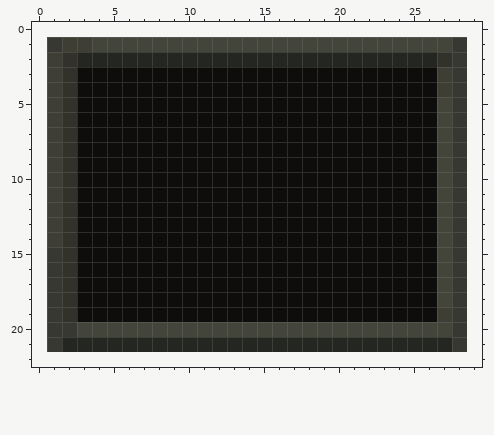
File history of a pixel-art sprite, files/entities/reward_marker_frame.png. Above is the file before it was changed.
The file is 28x21 pixels. Colours within 5 levels of each other are drawn and written as one. The old version is drawn lined up with the new one, on the new canvas.
Now the later version:
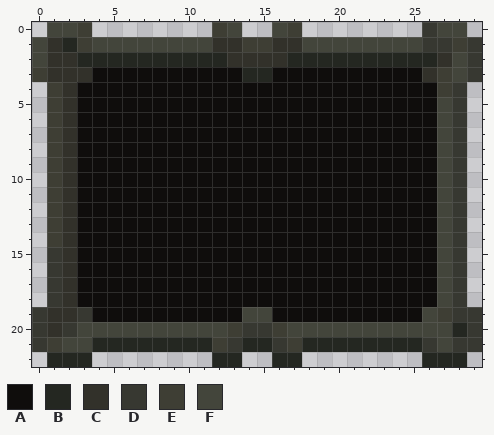
Palette (. is transparent): A #0f0d0c  B #242721  C #32312a  D #373831  E #3e3e34  F #43453b
From old to new:
canvas 28x21 -> 30x23, the old top-left corner now at 1,1
The edit adds colour B in row 22 at x 1 to 3, 12 to 13, 16 to 17 and 26 to 28.
Colour A gives way to colour B in row 3 at x 14 to 15.
Colour D gives way to colour B in row 20 at x 28.
Colour E gives way to colour B in row 1 at x 2.
Colour A gives way to colour C in row 3 at x 3 and 26.
Colour B gives way to colour C in row 2 at x 13 to 16.
Colour D gives way to colour C in row 1 at x 1; in rows 19 to 20 at x 1.
Colour E gives way to colour C in rows 2 to 3 at x 1.
Colour F gives way to colour C in row 1 at x 12 to 13 and 16 to 17.
The edit adds colour D in row 0 at x 26; in rows 1 to 3 at x 29; in rows 19 to 21 at x 0 and 29.
Colour A gives way to colour D in row 19 at x 3.
Colour B gives way to colour D in row 21 at x 13, 16 and 26.
Colour F gives way to colour D in row 1 at x 26 to 27; in row 20 at x 14 to 15.
The edit adds colour E in row 0 at x 3, 12 and 17; in row 3 at x 0.
Colour B gives way to colour E in row 21 at x 12 and 17.
Colour D gives way to colour E in row 1 at x 28; in row 21 at x 1.
Colour F gives way to colour E in row 1 at x 14 to 15; in row 20 at x 13 and 16.
The edit adds colour F in row 0 at x 1 to 2, 13, 16 and 27 to 28; in rows 1 to 2 at x 0.
Colour A gives way to colour F in row 19 at x 14 to 15 and 26.
Colour B gives way to colour F in row 21 at x 2 to 3 and 27.
Colour D gives way to colour F in rows 2 to 3 at x 28.
Changed places in both pictures, as pixel boxes (x1, y1, x2, y2):
changed: (32, 22, 92, 82)
changed: (212, 22, 302, 82)
changed: (422, 22, 482, 82)
changed: (32, 307, 92, 367)
changed: (212, 307, 302, 367)
changed: (422, 307, 482, 367)
